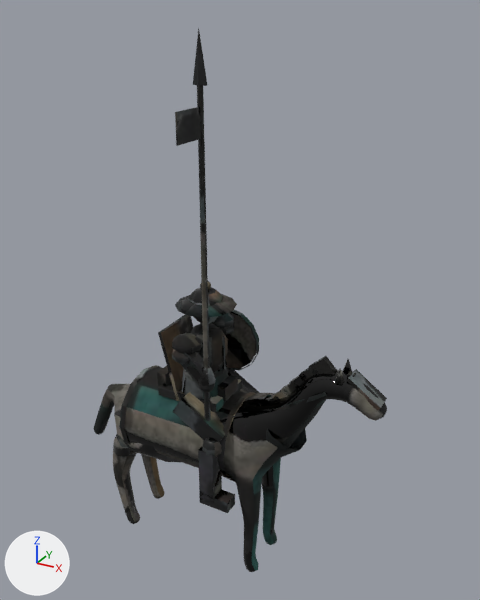
The glTF model public/models/salz_cav.glb: old version first, new version second.
Before and after are seen from a camera (50 mm lens) standing at (2.48, -4.01, 4.47) and looking at (0.21, 0.11, 2.41). Every picture has the same lights, and +X, +Y and +Z are marked at lower left. The older version comes first. Vertices at exactly the same position are counted once.

Names of what the first picture shows: 'salz_cav'.
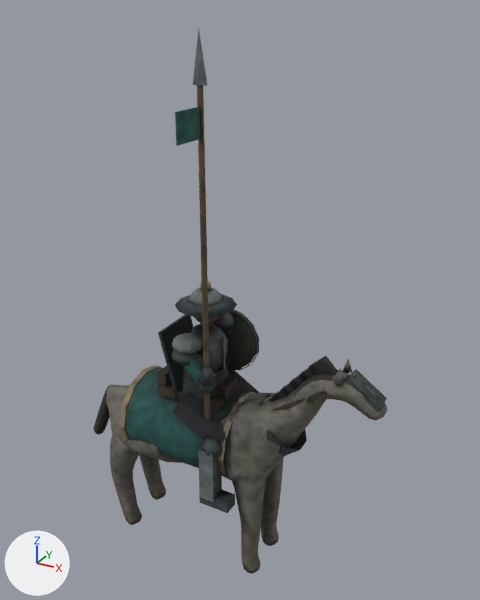
Patch to the scene script:
```diff
--- a/public/models/salz_cav.glb.py
+++ b/public/models/salz_cav.glb.py
@@ me_salz_cav @@
 # used by ob_salz_cav; location = (0.0, 0.0, 0.0)
-me_salz_cav.from_pydata(...)  # 1745 vertices, 3138 faces; spans x -1.31..1.46, y -0.58..0.43, z 0.05..4.37
+me_salz_cav.from_pydata(...)  # 1651 vertices, 2953 faces; spans x -1.31..1.46, y -0.58..0.43, z 0.04..4.37
+# me_salz_cav part 1: 64 vertices moved from x -1.05..0.75, y -0.33..0.33, z 0.72..1.57 to x -1.06..0.76, y -0.35..0.35, z 0.69..1.57; 572 vertices removed from x -1.08..0.63, y -0.32..0.32, z 0.05..1.57; 478 vertices added at x -1.08..0.68, y -0.34..0.34, z 0.04..1.57
+# me_salz_cav part 2: 1859 kept faces spanning x -1.31..1.46, y -0.58..0.43, z 0.69..4.37 get new texture (UV) coordinates
 me_salz_cav.materials.append(mat_salz_cav_matt)
```

Pixel boxes (x1, y1, x2, y2) of what changed, in the pictures (480 x 600 px; the box of a moved part takes in the faces that stretch with it):
'salz_cav', reshaped
    before: (93, 28, 387, 572)
    after: (93, 28, 387, 574)
part 1 of me_salz_cav, moved or reshaped
    before: (103, 364, 304, 572)
    after: (103, 364, 304, 574)
part 2 of me_salz_cav, surface changed
    both: (93, 28, 387, 513)
